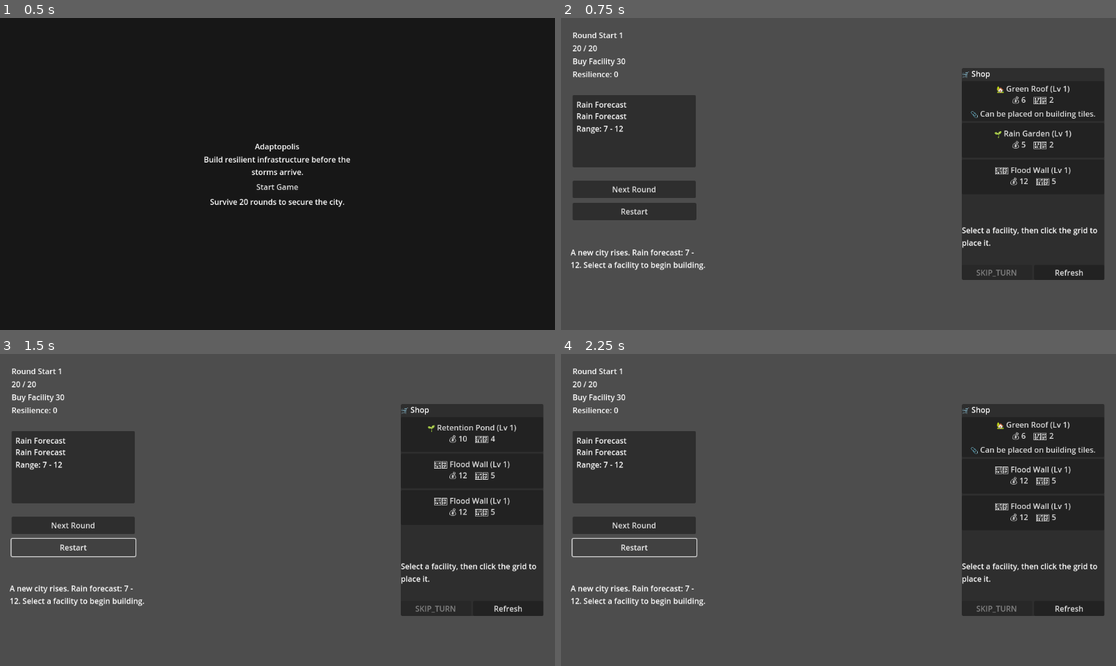
Above: before the commit, frames 1-4 (two rows, left to right).
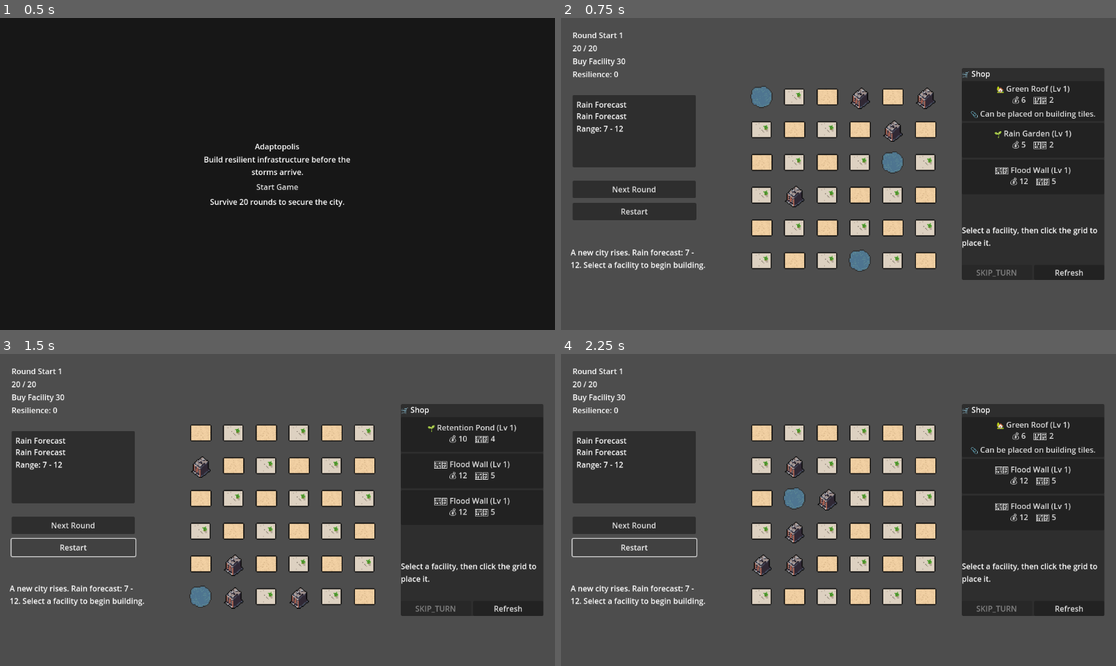
Above: after the commit, the same moments.

Repository: TinghaoHUANG/Adaptopolis-demo
Game: Godot game, scene res://scenes/main.tscn
Same seed, same stepped clock (60 frames per second), same inputs: the game is played once before the commit and once after it.
Inputs:
- Up to frame 1 (0.5 s): no input
- Up to frame 2 (0.75 s): click "Start Game" at 0.5 s
- Up to frame 3 (1.5 s): click "Restart" at 1.25 s
- Up to frame 4 (2.25 s): click "Restart" at 2 s

Frame 1 is identical in both runs. In frame 2, 6.9% of the frame differs, in the area x 34-68%, y 21-82%; in frame 3, 6.9%, in the area x 34-68%, y 22-82%; in frame 4, 6.8%.
Error before the commit: Parse Error: Cannot infer the type of "highlight_color" variable because the value doesn't have a set type. (res://scripts/grid_display.gd:103)

Commit message:
Refine level highlights and round animation timing

Diff:
--- a/scripts/grid_display.gd
+++ b/scripts/grid_display.gd
@@ -37,7 +37,9 @@
 
 const LEVEL2_HIGHLIGHT: Color = Color(0.64, 0.45, 0.93, 1.0)
 const LEVEL3_HIGHLIGHT: Color = Color(0.96, 0.80, 0.30, 1.0)
-const LEVEL_BORDER_WIDTH: int = 3
+const LEVEL_BORDER_WIDTH: int = 4
+const NO_HIGHLIGHT: Color = Color(0, 0, 0, 0)
+const HIGHLIGHT_PANEL_NAME := "HighlightOverlay"
 
 const FACILITY_ICONS := {
 	"green_roof": preload("res://icons/facilities/greenroof_1.png"),
@@ -148,20 +150,23 @@
 			button.expand_icon = true
 			_apply_button_style(button, _get_ground_texture(pos), empty_color)
 			button.self_modulate = Color.WHITE
+			var highlight_panel := Panel.new()
+			highlight_panel.name = HIGHLIGHT_PANEL_NAME
+			highlight_panel.mouse_filter = Control.MOUSE_FILTER_IGNORE
+			highlight_panel.visible = false
+			highlight_panel.set_anchors_and_offsets_preset(Control.PRESET_FULL_RECT)
+			highlight_panel.z_index = 1
+			highlight_panel.z_as_relative = false
+			button.add_child(highlight_panel)
 			button.connect("pressed", Callable(self, "_on_cell_pressed").bind(pos))
 			button.connect("mouse_entered", Callable(self, "_on_cell_mouse_entered").bind(pos))
 			button.connect("mouse_exited", Callable(self, "_on_cell_mouse_exited").bind(pos))
 
-func _apply_button_style(button: Button, texture: Texture2D, color: Color, highlight_color = null) -> void:
+func _apply_button_style(button: Button, texture: Texture2D, color: Color) -> void:
 	var normal_box: StyleBoxFlat = StyleBoxFlat.new()
 	normal_box.bg_color = color
-	var border_width := 1
-	var border_color := color.darkened(0.35)
-	if highlight_color != null:
-		border_width = LEVEL_BORDER_WIDTH
-		border_color = highlight_color
-	normal_box.set_border_width_all(border_width)
-	normal_box.border_color = border_color
+	normal_box.set_border_width_all(1)
+	normal_box.border_color = color.darkened(0.35)
 	normal_box.set_corner_radius_all(6)
 	var hover_box: StyleBoxFlat = normal_box.duplicate()
 	hover_box.bg_color = color.lightened(0.12)
@@ -182,7 +187,7 @@
 	var index: int = abs((pos.x + pos.y) % ground_textures.size())
 	return ground_textures[index]
 
-func _set_cell_visual(pos: Vector2i, label: String, texture: Texture2D, fallback_color: Color, disabled: bool, highlight_color = null) -> void:
+func _set_cell_visual(pos: Vector2i, label: String, texture: Texture2D, fallback_color: Color, disabled: bool, highlight_color: Color = NO_HIGHLIGHT) -> void:
 	var button: Button = cells.get(pos)
 	if button == null:
 		return
@@ -194,17 +199,42 @@
 	if label.is_empty() and texture == null:
 		button.text = empty_icon
 	var icon_texture := texture if label.is_empty() else null
-	_apply_button_style(button, icon_texture, fallback_color, highlight_color)
+	_apply_button_style(button, icon_texture, fallback_color)
+	_update_highlight(button, highlight_color)
 	button.mouse_default_cursor_shape = Control.CURSOR_FORBIDDEN if disabled else Control.CURSOR_POINTING_HAND
 	if not preview_cells.has(pos):
 		button.self_modulate = Color.WHITE
 
-func _get_level_highlight(level: int):
+func _get_level_highlight(level: int) -> Color:
 	if level <= 1:
-		return null
+		return NO_HIGHLIGHT
 	if level == 2:
 		return LEVEL2_HIGHLIGHT
 	return LEVEL3_HIGHLIGHT
+
+func _update_highlight(button: Button, highlight_color: Color) -> void:
+	var panel: Panel = button.get_node_or_null(HIGHLIGHT_PANEL_NAME)
+	if panel == null:
+		return
+	if highlight_color.a <= 0.0:
+		panel.visible = false
+		return
+	panel.visible = true
+	var style := StyleBoxFlat.new()
+	style.bg_color = Color(0, 0, 0, 0)
+	style.draw_center = false
+	style.set_border_width_all(LEVEL_BORDER_WIDTH)
+	style.border_color = highlight_color
+	style.set_corner_radius_all(8)
+	style.shadow_color = Color(highlight_color.r, highlight_color.g, highlight_color.b, 0.45)
+	style.shadow_offset = Vector2.ZERO
+	style.shadow_size = LEVEL_BORDER_WIDTH * 8
+	var expand := float(LEVEL_BORDER_WIDTH) * 0.75
+	style.expand_margin_left = expand
+	style.expand_margin_right = expand
+	style.expand_margin_top = expand
+	style.expand_margin_bottom = expand
+	panel.add_theme_stylebox_override("panel", style)
 
 func _get_facility_icon(facility: Facility, grid_position: Vector2i) -> Texture2D:
 	if facility == null:
--- a/scripts/grid_manager.gd
+++ b/scripts/grid_manager.gd
@@ -67,7 +67,7 @@
 		grid.append(row)
 
 func _generate_buildings() -> void:
-	var building_count: int = rng.randi_range(2, 3)
+	var building_count: int = rng.randi_range(4, 5)
 	var occupied_positions: Array[Vector2i] = []
 	for i in range(building_count):
 		var attempt: int = 0
@@ -85,7 +85,7 @@
 		cell.is_building = true
 
 func _generate_water_bodies() -> void:
-	var desired_count: int = rng.randi_range(3, 4)
+	var desired_count: int = rng.randi_range(1, 3)
 	var attempts: int = 0
 	water_positions.clear()
 	while water_positions.size() < desired_count and attempts < 64:
@@ -143,7 +143,10 @@
 		if cell == null or cell.is_water:
 			return {"allowed": false, "merge_target": null}
 		var occupant: Facility = cell.facility_ref
-		var can_use_building: bool = cell.is_building and facility.id == "green_roof"
+		var on_building := cell.is_building
+		var can_use_building: bool = on_building and facility.id == "green_roof"
+		if facility.id == "green_roof" and not on_building:
+			return {"allowed": false, "merge_target": null}
 		if merge_target != null and occupant == null and not can_use_building:
 			return {"allowed": false, "merge_target": null}
 		if occupant != null:
@@ -159,7 +162,7 @@
 				return {"allowed": false, "merge_target": null}
 			continue
 		if cell.is_building:
-			if not can_use_building:
+			if facility.id != "green_roof":
 				return {"allowed": false, "merge_target": null}
 			continue
 		if cell.occupied:
--- a/scripts/round_summary_animator.gd
+++ b/scripts/round_summary_animator.gd
@@ -4,12 +4,12 @@
 
 signal animation_finished
 
-const POPUP_INTERVAL := 0.3
+const POPUP_INTERVAL := 0.5
 const POPUP_FADE_IN := 0.2
-const POPUP_HOLD := 0.2
+const POPUP_HOLD := 0.8
 const POPUP_FADE_OUT := 0.2
 const SUMMARY_FADE := 0.2
-const SUMMARY_HOLD := 1.0
+const SUMMARY_HOLD := 1.5
 
 @export var popup_font_size: int = 26
 @export var summary_font_size: int = 34
